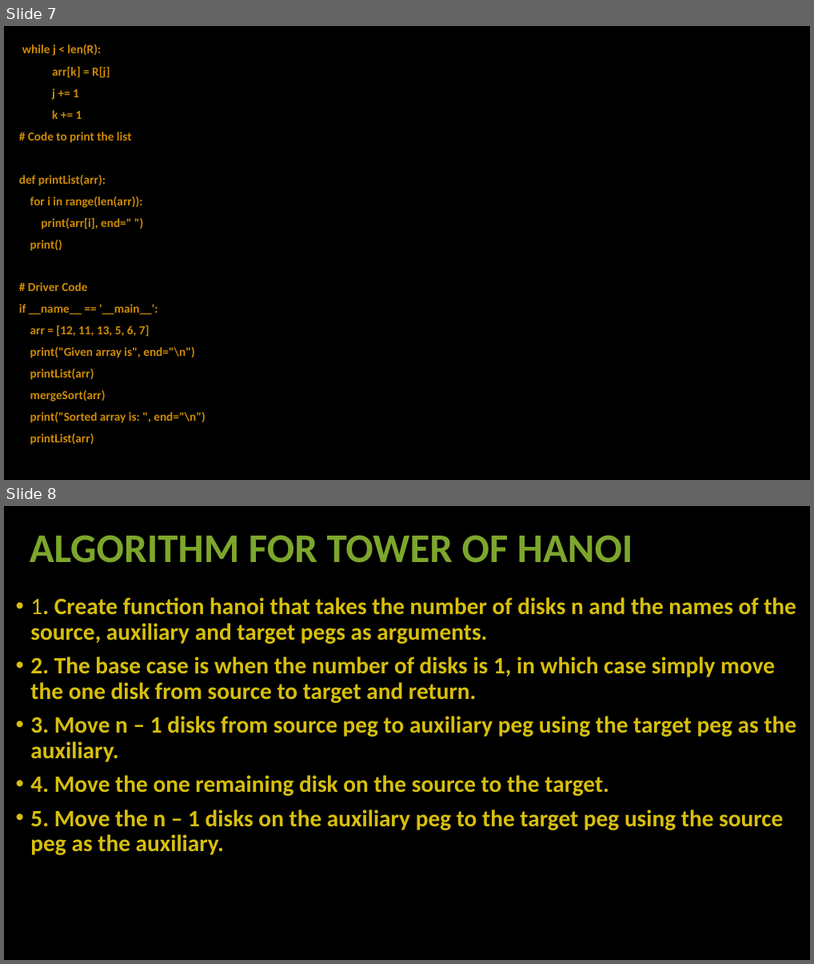
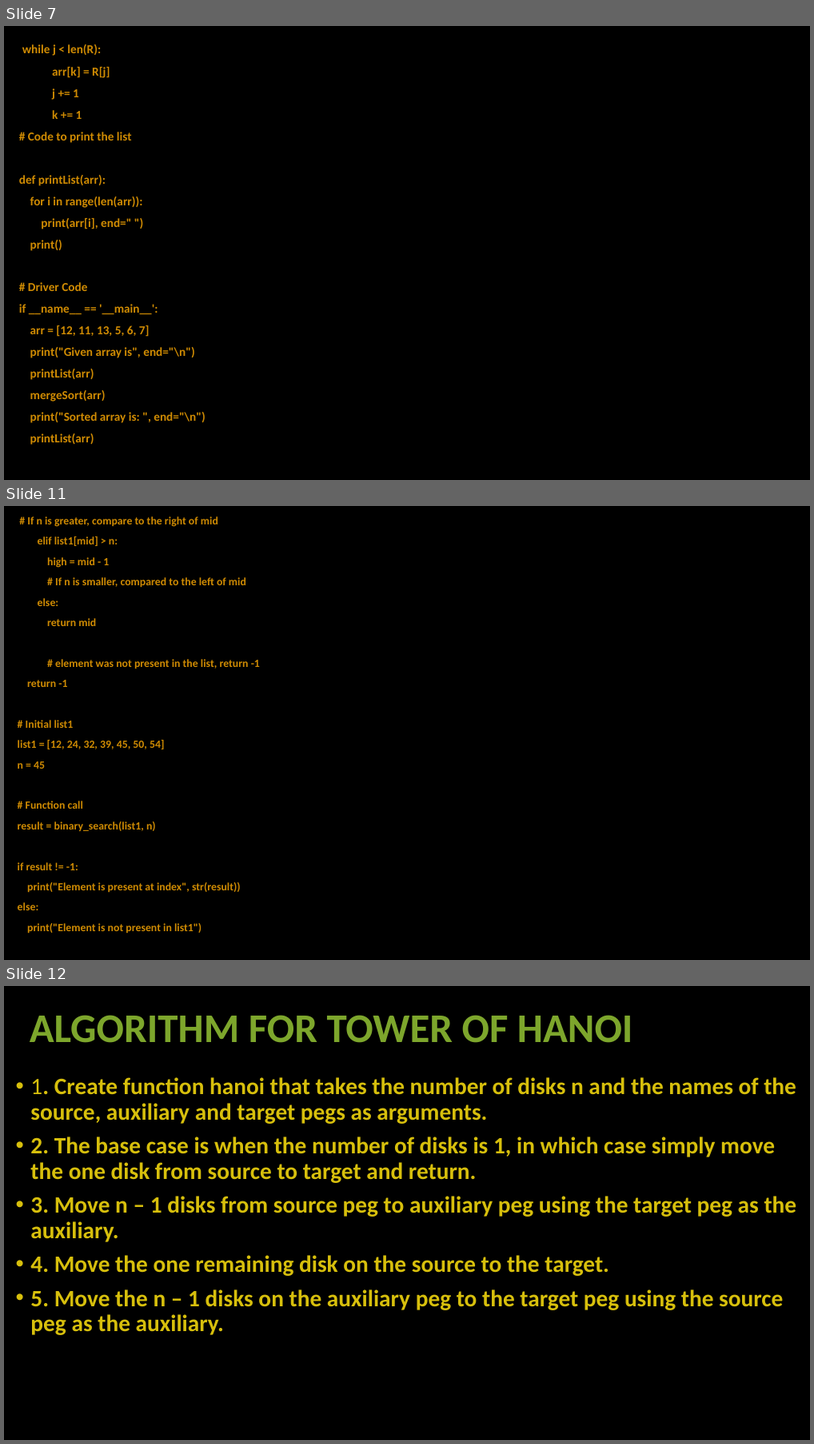
Before and after one commit to basit376/Analysis-Of-Algorthem-Assigment, a slide deck: ALI ABDUL BASIT.pptx. Shown one above the other, each under a label of ours: slides 7 and 8 before the commit, slides 7, 11 and 12 after it; the slides between them are not shown. The pictures are 814x964 and 814x1444 pixels, drawn with LibreOffice and Linux fonts; fonts in the diff are those of the drawing; background and template pictures are left out. Boxes give left, top, right and bottom in pixels: in the first picture for what was removed or moved away, otherwise in the second. Text is boxed around its words. In the diff, an @@ line names an element or a change of style, - is before the commit and + after.

```diff
--- a/ALI ABDUL BASIT.pptx
+++ b/ALI ABDUL BASIT.pptx
@@ slide 11 added at bbox=[4, 506, 810, 960], background picture (left out) @@
@@ text added at bbox=[18, 516, 260, 932], 14 pt, text #CF8B03, bold @@
+# If n is greater, compare to the right of mid
+elif list1[mid] > n:
+high = mid - 1
+# If n is smaller, compared to the left of mid
+else:
+return mid
+# element was not present in the list, return -1
+return -1
+# Initial list1
+list1 = [12, 24, 32, 39, 45, 50, 54]
+n = 45
+# Function call
+result = binary_search(list1, n)
+if result != -1:
+print("Element is present at index", str(result))
+else:
+print("Element is not present in list1")
@@ what was slide 8 is now slide 12 @@
```
Also in this commit, not shown: 1 slide changed, 3 other slides added, 2 other files.
